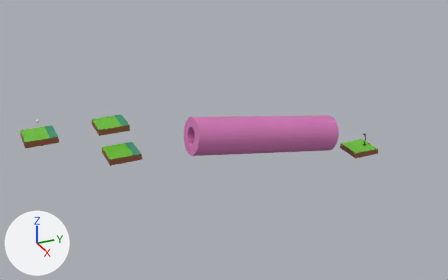
A saved change to the glTF model public/assets/level6.glb.
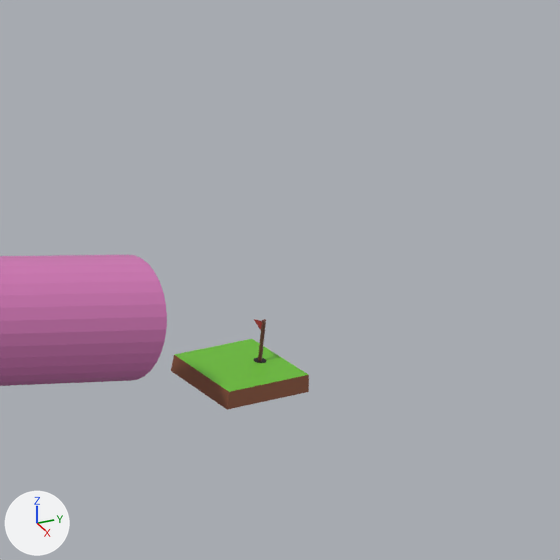
There are two pictures of each version: one whole from a 50 mm lens placed at (36.28, -3.95, 15.57), pointed at (0.94, 11.95, -2.1), one close up on the part from 65% to 100% of the width and 16% to 72% of the height. Every picture has the same lights, and +X, +Y and +Z are marked at lower left. Where no turn or scale is listed for an object, it has been applied to the vertices.

Names of what the first close-up shows: 'Cylinder', 'basic-fixed.001', 'flag'.
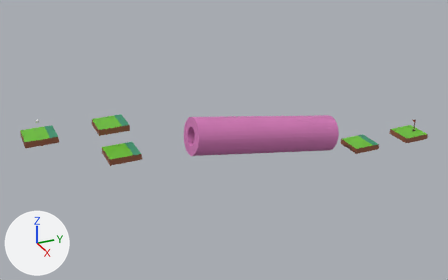
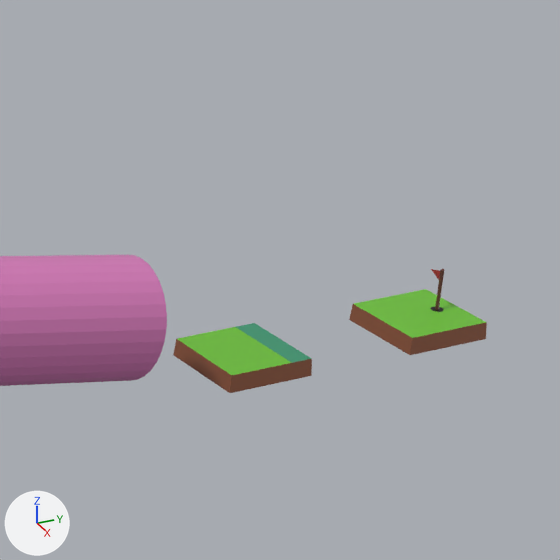
The change, as a list of edits to the scene's bpy script:
```text
Change ob_flag:
    ob_flag.location: (2.4, 22.73, -2.91) -> (2.41, 27.24, -2.55)
Change ob_basic_fixed_001:
    ob_basic_fixed_001.location: (2.4, 22.25, -4.08) -> (2.42, 26.76, -3.73)
Add ob_basic_moveable_004:
    ob_basic_moveable_004 = bpy.data.objects.new('basic-moveable.004', me_cube_004.copy())  # the mesh of ob_basic_moveable_003
    ob_basic_moveable_004.location = (2.41, 22.27, -3.72)
```

Where the change shows, as pixel boxes [x1, y1, x2, y2] in the close-ups (560 x 560 px):
'basic-fixed.001', moved
    before: [171, 339, 309, 410]
    after: [349, 289, 487, 355]
'basic-moveable.004', added
    after: [173, 323, 312, 393]
'flag', moved
    before: [254, 319, 266, 363]
    after: [431, 269, 444, 312]
